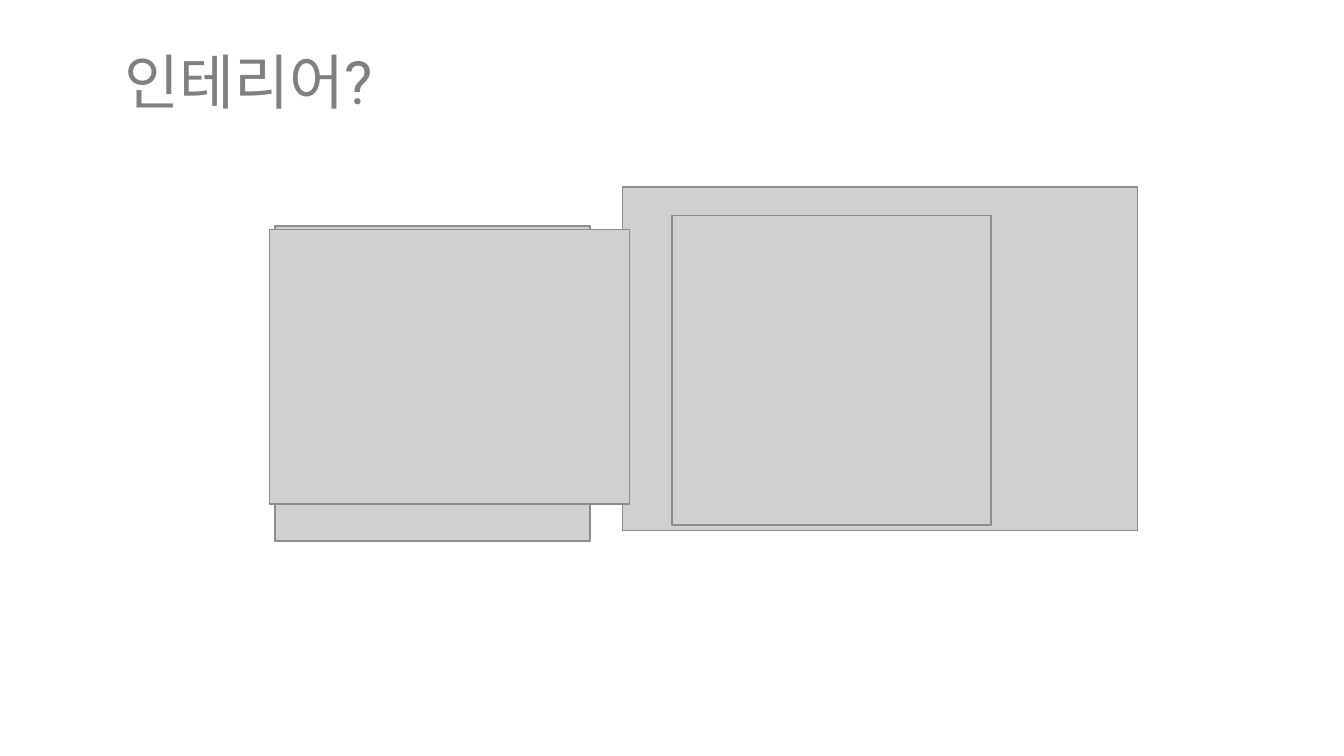
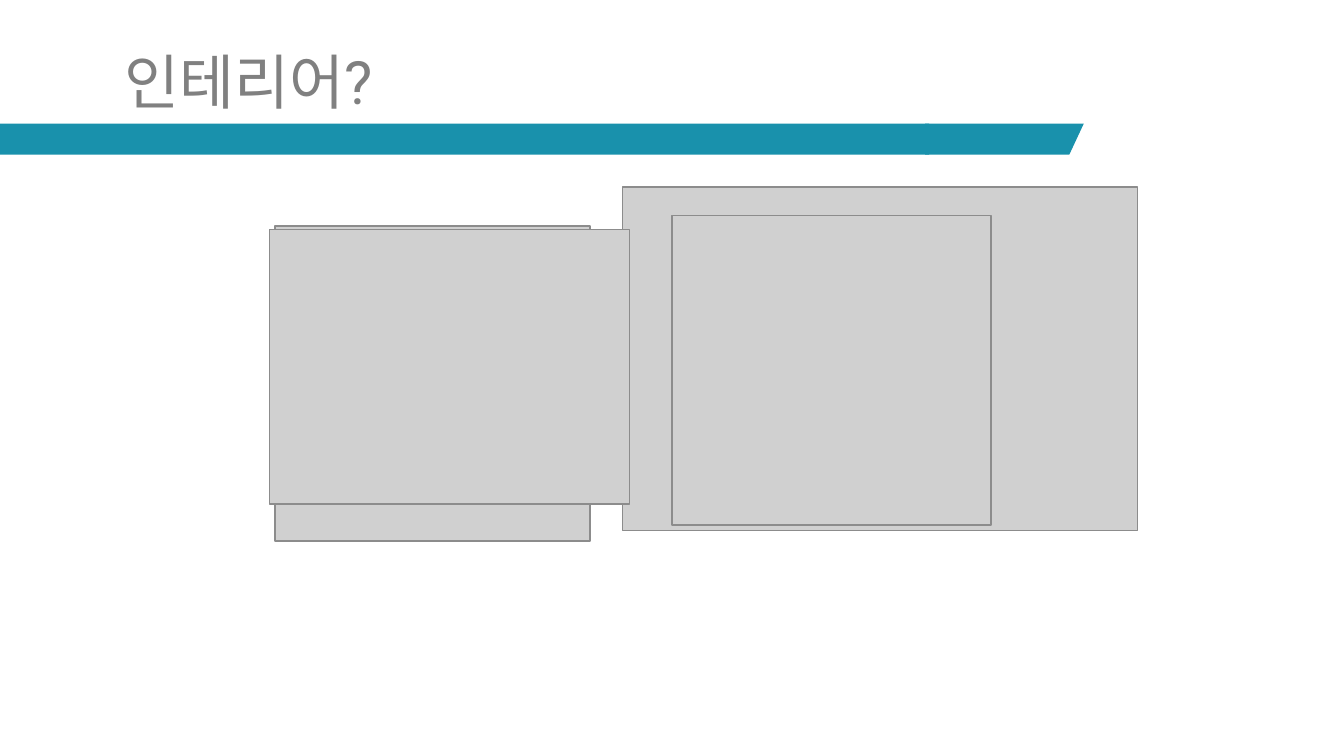
Before and after one commit to ptyoiy/ARwork, a slide deck: slide 3 of 호남-발표자료.pptx. Drawn at 1344x756 pixels with LibreOffice and Linux fonts; fonts in the diff are those of the drawing; grey boxes stand for pictures. Boxes give left, top, right and bottom in pixels: in the first picture for what was removed or moved away, otherwise in the second. Text is boxed around its words. In the diff, an @@ line names an element or a change of style, - is before the commit and + after.

```diff
--- a/호남-발표자료.pptx
+++ b/호남-발표자료.pptx
@@ rectangle added at <box>0,124,930,155</box>, fill #1991AC @@
@@ freeform shape added at <box>925,124,1083,155</box>, fill #1991AC @@
```
Also in this commit, not shown: 11 other slides changed, 3 slides added, 1 slide removed, 1 other file.
